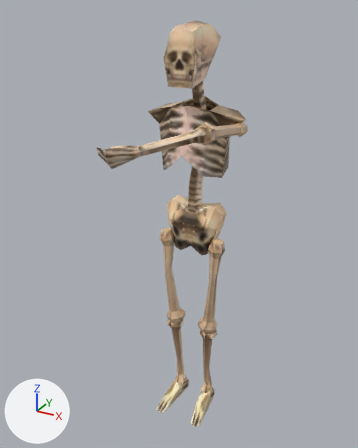
One commit to the FBX model Assets/Enemies/SkeletonMissingArm/skeleton_missing_arm.fbx: the scene before it, then after it.
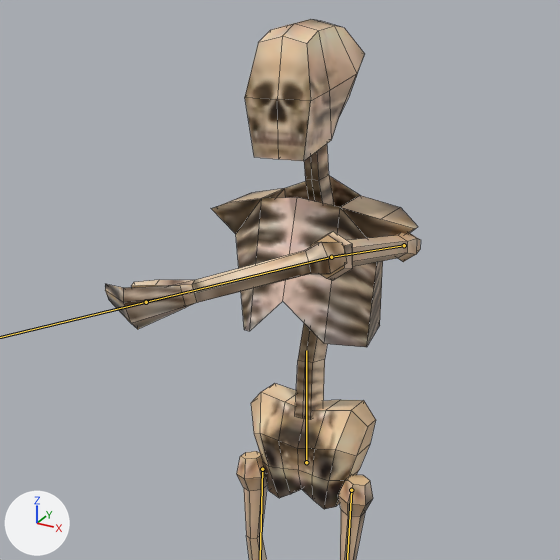
Old and new are each drawn whole from a 50 mm camera at (1.96, -3.84, 4.03) aimed at (0.07, -0.4, 2.31) and again close up on the part from 13% to 88% of the width and 3% to 62% of the height. Every picture has the same lights, and +X, +Y and +Z are marked at lower left. Both versions are drawn at frame 10 of the action 'Armature|Attack'; the numbers are the values there. The bones that bend it are drawn over the model as lines in the close-ups. The close-ups show mesh edges as thin lines.
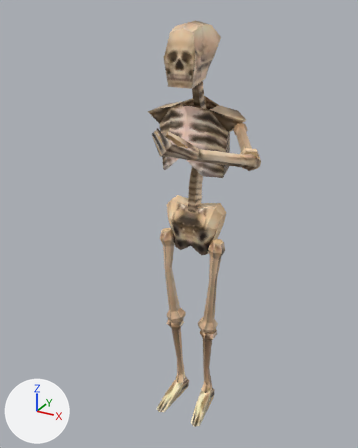
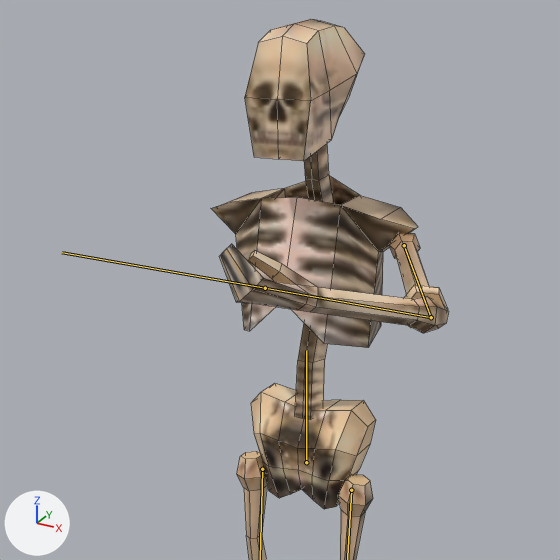
Edits to the bpy script that builds the scene:
```text
Change bone_upperarm_l:
    where bone_upperarm_l = bpy.data.objects['Armature'].pose.bones['UpperArm.L']  # child of 'Main'
    bone_upperarm_l.rotation_quaternion: (0.653, 0.757, -0.018, 0.023) -> (0.624, 0.653, -0.425, -0.058)  # degrees (98, -3, 0) -> degrees (104, -27, -45)
Change bone_lowerarm_l:
    where bone_lowerarm_l = bpy.data.objects['Armature'].pose.bones['LowerArm.L']  # child of 'UpperArm.L'
    bone_lowerarm_l.rotation_quaternion: (0.871, -0.209, -0.175, -0.408) -> (0.848, -0.239, -0.178, -0.438)  # degrees (-15, -28, -47) -> degrees (-17, -31, -50)
```

Pixel boxes [x1, y1, x2, y2] of what changed, in the close-ups (560 x 560 px):
'Cube', posed: before [105, 19, 421, 560]; after [211, 19, 448, 560]
bone 'UpperArm.L', root to tip: before (404, 245) to (331, 257); after (404, 245) to (431, 317)
bone 'LowerArm.L', root to tip: before (331, 257) to (146, 302); after (431, 317) to (265, 288)
